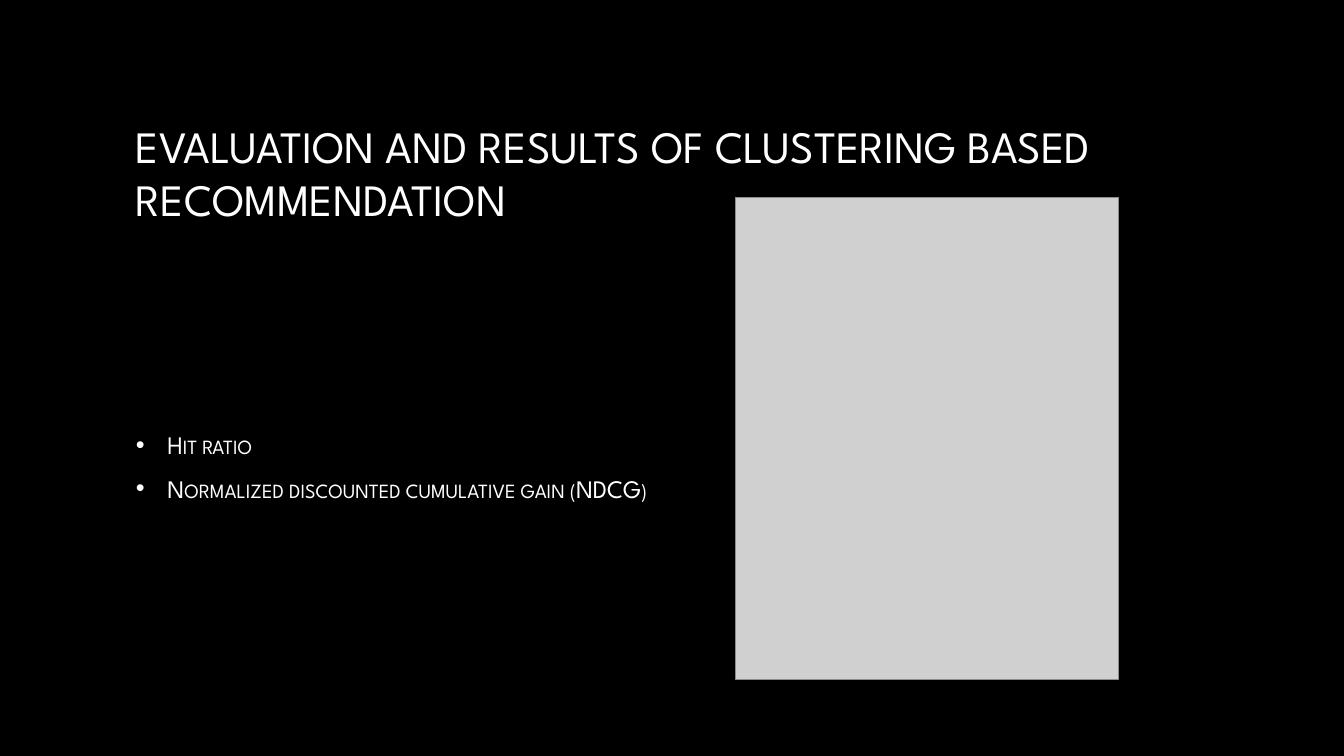
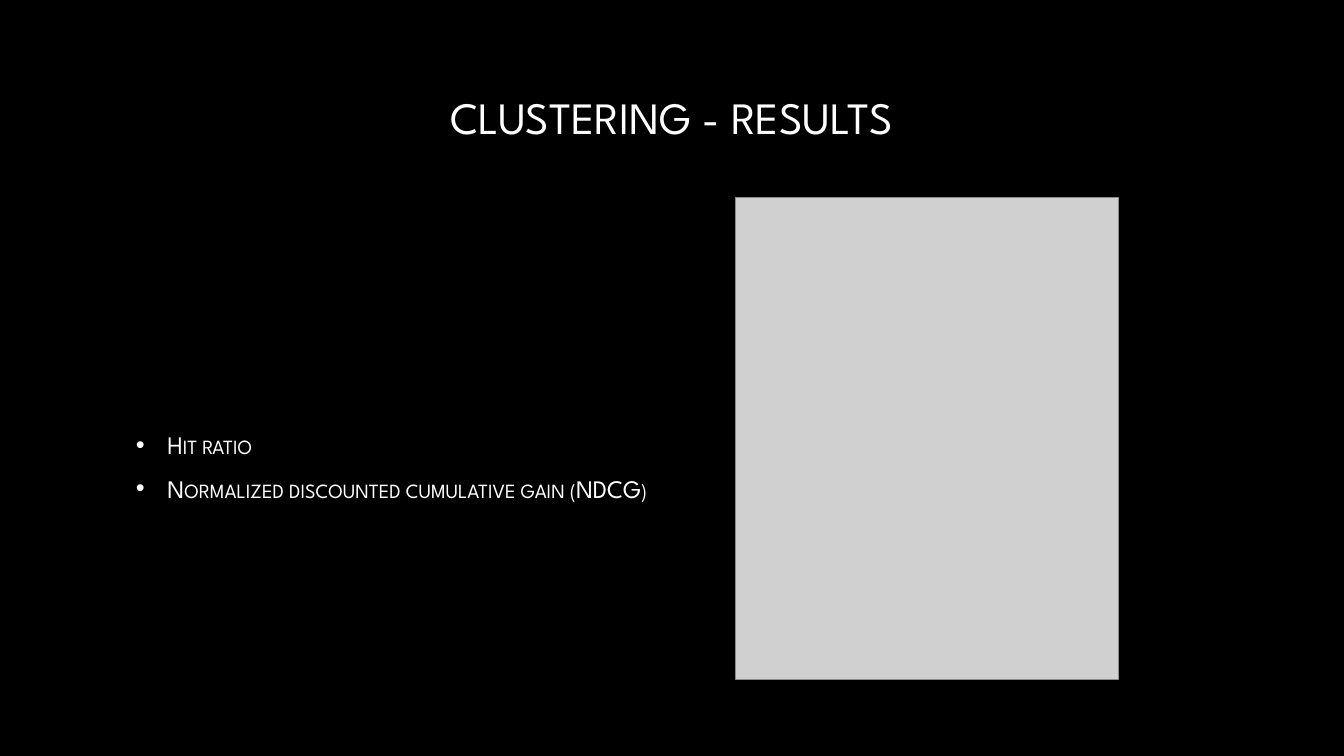
Before and after one commit to AbhayKasturia/YelpRecommendationSystem, a slide deck: slide 13 of Final_Presentation/draft_presentation.pptx (slide 11 before the commit). Drawn at 1344x756 pixels with LibreOffice and Linux fonts; fonts in the diff are those of the drawing; grey boxes stand for pictures; background and template pictures are left out. Boxes give left, top, right and bottom in pixels: in the first picture for what was removed or moved away, otherwise in the second. Text is boxed around its words. In the diff, an @@ line names an element or a change of style, - is before the commit and + after.

```diff
--- a/Final_Presentation/draft_presentation.pptx
+++ b/Final_Presentation/draft_presentation.pptx
@@ title at <box>450,104,892,135</box>: text changed @@
-EVALUATION AND RESULTS OF CLUSTERING BASED RECOMMENDATION
+CLUSTERING - RESULTS
```
Also in this commit, not shown: 6 other slides changed, 8 slides added, 5 slides removed.
